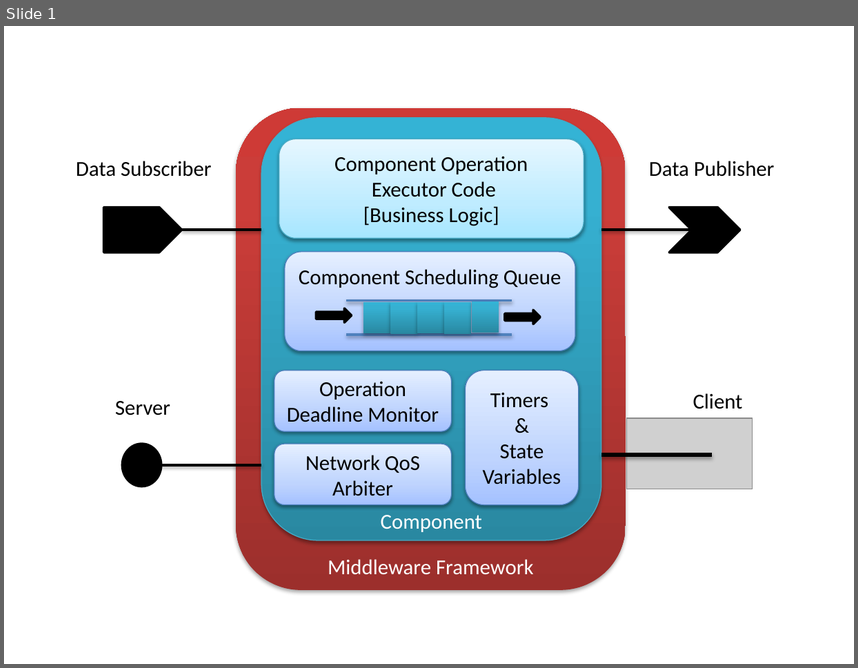
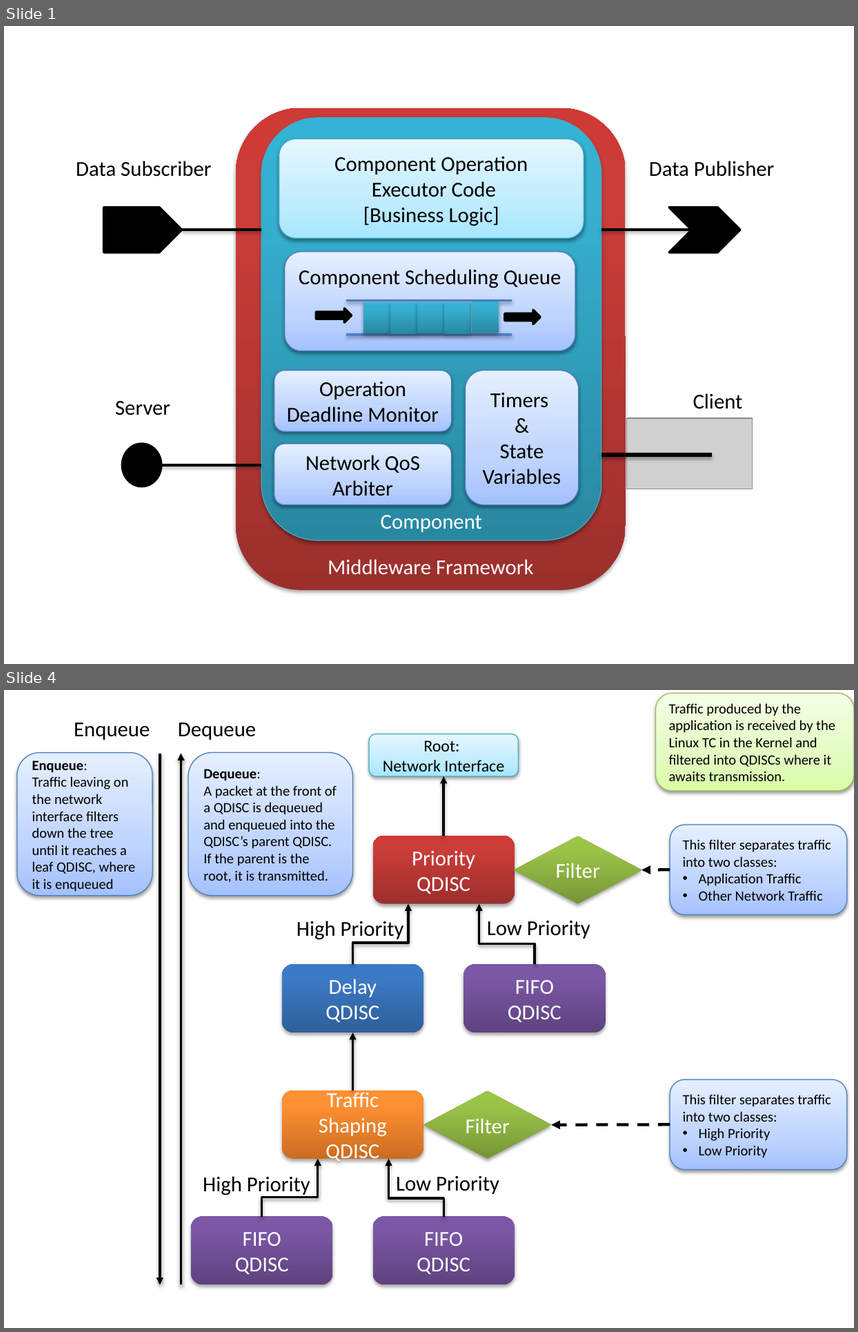
Before and after one commit to finger563/cbsat, a slide deck: thesis/figs/ros_component.pptx. Shown one above the other, each under a label of ours: slide 1 before the commit, slides 1 and 4 after it; the slides between them are not shown. The pictures are 858x668 and 858x1332 pixels, drawn with LibreOffice and Linux fonts; fonts in the diff are those of the drawing; grey boxes stand for pictures. Boxes give left, top, right and bottom in pixels: in the first picture for what was removed or moved away, otherwise in the second. Text is boxed around its words. In the diff, an @@ line names an element or a change of style, - is before the commit and + after.

```diff
--- a/thesis/figs/ros_component.pptx
+++ b/thesis/figs/ros_component.pptx
@@ slide 4 added at <box>4,690,854,1328</box>, background #FFFFFF @@
@@ rounded rectangle added at <box>656,693,854,791</box>, fill gradient #DAFDA7 to #E4FCC2 to #F5FFE7, outline #98B955 0.75 pt, 12 pt, text #000000 @@
+Traffic produced by the application is received by the Linux TC in the Kernel and filtered into QDISCs where it awaits transmission.
@@ text added at <box>74,722,150,740</box>, 18 pt, text #000000 @@
+Enqueue
@@ text added at <box>178,722,256,740</box>, 18 pt, text #000000 @@
+Dequeue
@@ rounded rectangle added at <box>369,734,518,777</box>, fill gradient #A7E6FF to #C1EDFF to #E7F8FF, outline #46AAC5 0.75 pt, 14 pt, text #000000 @@
+Root:
+Network Interface
@@ rounded rectangle added at <box>16,753,152,896</box>, fill gradient #A4C4FF to #BFD4FF to #E6EEFF, outline #4B7EBC 0.75 pt, 12 pt, text #000000 @@
+Enqueue:
+Traffic leaving on the network interface filters down the tree until it reaches a leaf QDISC, where it is enqueued
@@ arrow added from (159, 753) to (159, 1284), #000000 2 pt @@
@@ arrow added from (181, 1284) to (181, 753), #000000 2 pt @@
@@ rounded rectangle added at <box>188,753,353,896</box>, fill gradient #A4C4FF to #BFD4FF to #E6EEFF, outline #4B7EBC 0.75 pt, 12 pt, text #000000 @@
+Dequeue:
+A packet at the front of a QDISC is dequeued and enqueued into the QDISC’s parent QDISC. If the parent is the root, it is transmitted.
@@ arrow added from (444, 836) to (444, 777), #000000 2 pt @@
@@ rounded rectangle added at <box>670,825,846,914</box>, fill gradient #A4C4FF to #BFD4FF to #E6EEFF, outline #4B7EBC 0.75 pt, 12 pt, text #000000 @@
+This filter separates traffic into two classes:
+• Application Traffic
+• Other Network Traffic
@@ rounded rectangle added at <box>373,836,515,903</box>, fill gradient #9C2F2D to #CB3E3A to #CE3B37, 18 pt, text #FFFFFF @@
+Priority QDISC
@@ diamond added at <box>514,836,642,904</box>, fill gradient #779737 to #9BC348 to #9DC746, 18 pt, text #FFFFFF @@
+Filter
@@ arrow added from (670, 869) to (642, 870), #000000 2.5 pt dashed @@
@@ elbow arrow added from (352, 965) to (408, 903), #000000 2 pt @@
@@ elbow arrow added from (535, 965) to (479, 903), #000000 2 pt @@
@@ text added at <box>297,920,404,940</box>, 18 pt, text #000000 @@
+High Priority
@@ text added at <box>487,920,590,938</box>, 18 pt, text #000000 @@
+Low Priority
@@ rounded rectangle added at <box>282,965,424,1032</box>, fill gradient #2F5F99 to #3D7CC7 to #3A7CCB, 18 pt, text #FFFFFF @@
+Delay
+QDISC
@@ rounded rectangle added at <box>464,965,606,1032</box>, fill gradient #5F4480 to #7B58A6 to #7C57A8, 18 pt, text #FFFFFF @@
+FIFO
+QDISC
@@ arrow added from (352, 1090) to (352, 1032), #000000 2 pt @@
@@ rounded rectangle added at <box>670,1079,846,1170</box>, fill gradient #A4C4FF to #BFD4FF to #E6EEFF, outline #4B7EBC 0.75 pt, 12 pt, text #000000 @@
+This filter separates traffic into two classes:
+• High Priority
+• Low Priority
@@ rounded rectangle added at <box>282,1090,424,1159</box>, fill gradient #CC6E20 to #FF9034 to #FF9136, 18 pt, text #FFFFFF @@
+Traffic Shaping QDISC
@@ diamond added at <box>424,1090,551,1159</box>, fill gradient #779737 to #9BC348 to #9DC746, 18 pt, text #FFFFFF @@
+Filter
@@ arrow added from (670, 1125) to (551, 1125), #000000 2.5 pt dashed @@
@@ elbow arrow added from (261, 1216) to (318, 1159), #000000 2 pt @@
@@ elbow arrow added from (444, 1216) to (388, 1159), #000000 2 pt @@
@@ text added at <box>203,1176,310,1196</box>, 18 pt, text #000000 @@
+High Priority
@@ text added at <box>396,1176,499,1194</box>, 18 pt, text #000000 @@
+Low Priority
@@ rounded rectangle added at <box>191,1216,333,1284</box>, fill gradient #5F4480 to #7B58A6 to #7C57A8, 18 pt, text #FFFFFF @@
+FIFO
+QDISC
@@ rounded rectangle added at <box>373,1216,515,1284</box>, fill gradient #5F4480 to #7B58A6 to #7C57A8, 18 pt, text #FFFFFF @@
+FIFO
+QDISC
```
Also in this commit, not shown: 1 slide changed, 3 other files.
